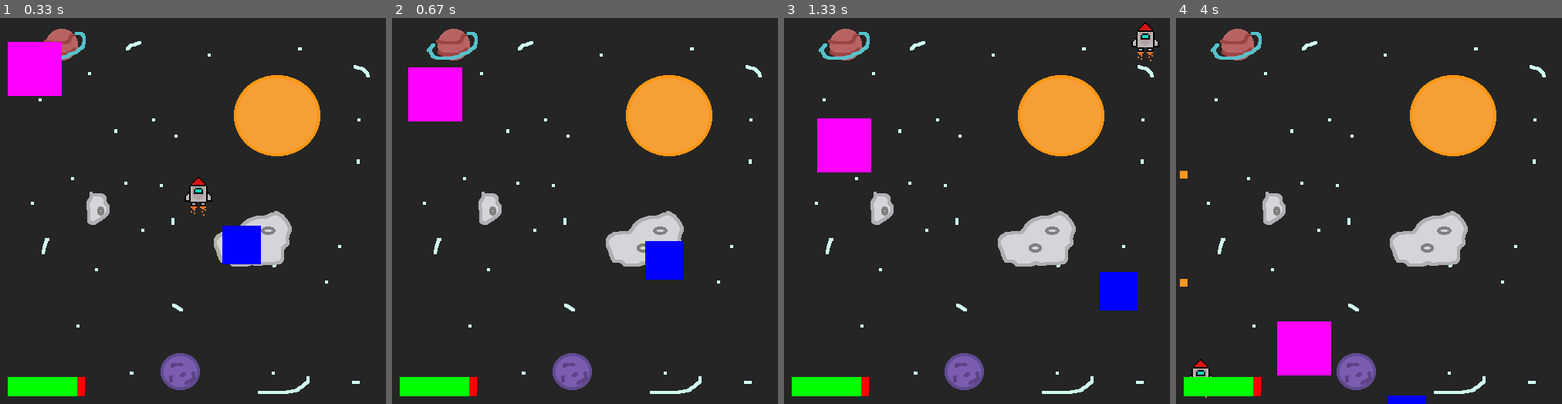
Above: before the commit, frames 1-4 (left to right).
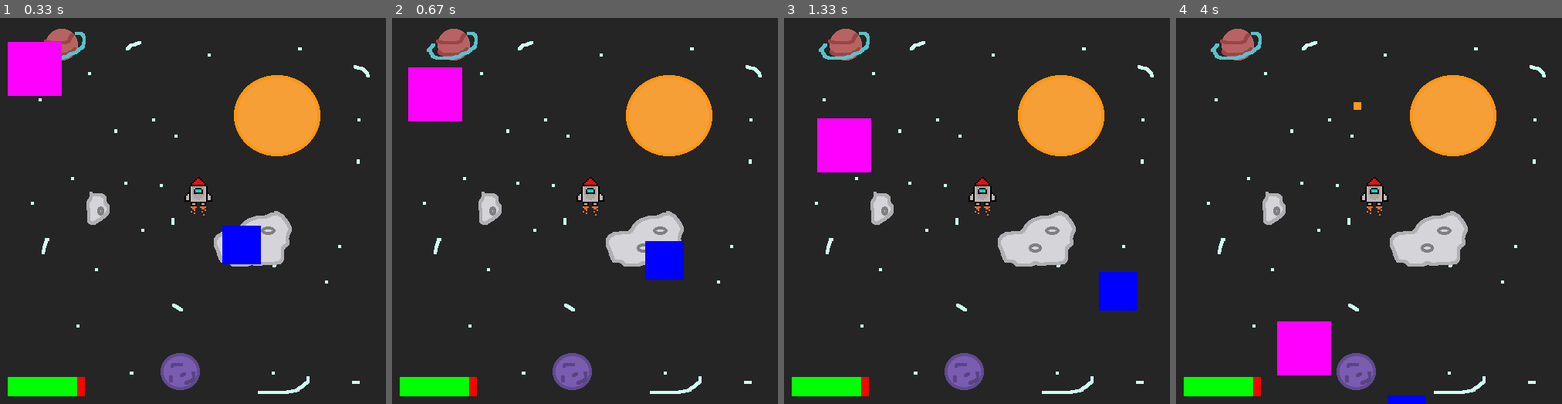
Above: after the commit, the same moments.

Repository: acf-code/Pygame_Tutorial
Game: pygame game, started from space_game/main.py
Two runs of this game, one before a commit and one after it. Both use one fixed random seed, a clock stepped at 60 frames per second and the inputs below.
Inputs:
- Up to frame 1 (0.33 s): no input
- Up to frame 2 (0.67 s): hold Right from 0.33 s (still down)
- Up to frame 3 (1.33 s): release Right at 0.8 s; hold Up 0.83-1.3 s
- Up to frame 4 (4 s): hold Left 1.83-2.37 s; hold Down 2.4-2.87 s; tap Space at 3.4, 3.73 s

Frame 1 is identical in both runs. In frame 2, 0.4% of the frame differs, in the area x 47-55%, y 41-52%; in frame 3, 0.7%, in the area x 47-98%, y 1-52%; in frame 4, 0.7%.

Commit message:
added physics

Diff:
--- a/space_game/main.py
+++ b/space_game/main.py
@@ -10,6 +10,8 @@
 screen = pygame.display.set_mode(size)
 clock = pygame.time.Clock()
 fps = tools.fps
+
+
 
 isRunning = True
 #rectanglename = pygame.Rect(x,y,width,height)
@@ -79,6 +81,8 @@
             projectile.y -= p_speed
             if projectile.y < 0:
                 projectiles.remove(projectile)
+
+
     clock.tick(fps)
     pygame.display.update()
 
--- a/space_game/objects.py
+++ b/space_game/objects.py
@@ -19,23 +19,36 @@
         self.vel = Vector2(0)
         self.acc = Vector2(0)
         self.invincibility = 60
+        self.time = 0
+        self.start_frame = 0
+        self.fps = tools.fps
+
 
     def move(self, events):
         for event in events:
             if event.type == pygame.KEYDOWN:
                 if event.key == pygame.K_RIGHT:
                     self.acc[0] = self.speed
+                    self.time,self.start_frame = tools.increase_time(self.time,self.start_frame,self.fps)
                 if event.key == pygame.K_LEFT:
                     self.acc[0] = -self.speed
+                    self.time,self.start_frame = tools.increase_time(self.time,self.start_frame,self.fps)
                 if event.key == pygame.K_UP:
                     self.acc[1] = -self.speed
+                    self.time,self.start_frame = tools.increase_time(self.time,self.start_frame,self.fps)
                 if event.key == pygame.K_DOWN:
                     self.acc[1] = self.speed
+                    self.time,self.start_frame = tools.increase_time(self.time,self.start_frame,self.fps)
             if event.type == pygame.KEYUP:
                 if event.key == pygame.K_RIGHT or event.key == pygame.K_LEFT:
                     self.acc[0] = 0
+                    self.time = 0
+                    self.start_frame = 0
                 if event.key == pygame.K_UP or event.key == pygame.K_DOWN:
                     self.acc[1] = 0
+                    self.acc[0] = 0
+                    self.time = 0
+                    self.start_frame = 0
         if self.acc.magnitude() > self.speed:
             self.acc.scale_to_length(self.speed)
         if self.pos[0] <= 0:
@@ -50,10 +63,8 @@
         if self.pos[1] >= 436:
             self.pos[1] = 436
             self.vel[1] = 0
-        time = pygame.time.Clock().get_fps()
-        print(time)
-        self.vel = self.vel + self.acc*time
-        self.pos = self.pos + self.vel*time + (0.5)*self.acc*(time**2)
+        self.vel = self.vel + self.acc*self.time
+        self.pos = self.pos + self.vel*self.time + (0.5)*self.acc*(self.time**2)
 
 
 
--- a/space_game/tools.py
+++ b/space_game/tools.py
@@ -9,3 +9,14 @@
 red = (255, 0, 0)
 yellow = (255, 255, 0)
 orange = (255, 150, 30)
+
+
+def increase_time(time,start_frame,fps):
+    t = time
+    s_f = start_frame
+    if start_frame >= fps:
+        t += 1
+        s_f = 0
+    else:
+        s_f += 1
+    return t,s_f
